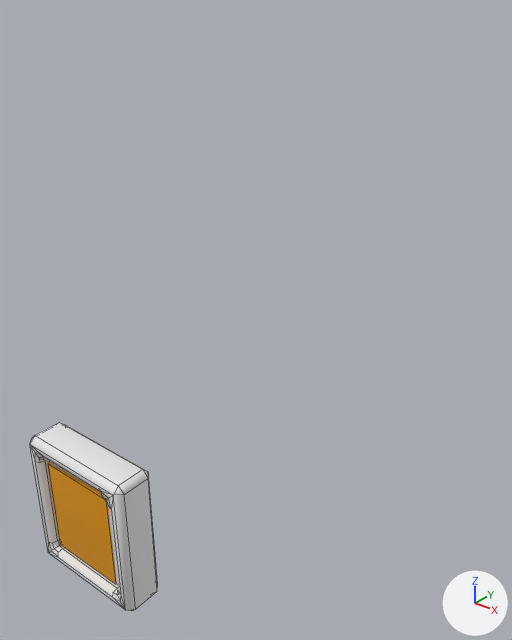
The FBX model Assets/PackageAsset/Honda 1/Clay/SM_Clay_Window_07.fbx: old version first, new version second.
Before and after are seen from a camera (50 mm lens) standing at (1.063, -1.662, 1.589) and looking at (0.121, -0.484, 0.859). Lighting does not change. The marker at lower right points along +X, +Y and +Z. Mesh edges are drawn as thin lines. Where no turn or scale is listed for an object, it has been applied to the vertices.

Names of what the first picture shows: 'SM_Clay_Window_07'.
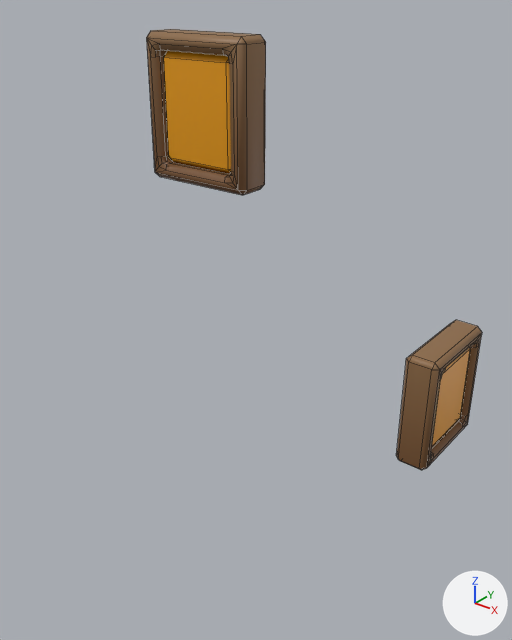
Changed parts and their boxes (x1, y1, x2, y2) in the pictures (512 x 640 px; the box of a moved part takes in the faces that stretch with it):
```json
{"object": "SM_Clay_Window_07", "change": "surface changed, reshaped", "before": [30, 422, 158, 611], "after": [147, 29, 482, 470], "on screen": "160% wider, 133% taller"}
{"part": 1, "of": "me_cube_090_piece_041_piece_005", "change": "moved or reshaped", "before": [30, 422, 158, 611], "after": [396, 320, 482, 470]}
{"part": 2, "of": "me_cube_090_piece_041_piece_005", "change": "added", "after": [147, 29, 266, 195], "on screen": "brown"}
{"part": 3, "of": "me_cube_090_piece_041_piece_005", "change": "moved or reshaped", "before": [48, 462, 117, 584], "after": [164, 51, 231, 174]}
{"part": 4, "of": "me_cube_090_piece_041_piece_005", "change": "added", "after": [432, 348, 470, 446], "on screen": "brown"}
```

The change, as JSON lines over the scene's bpy script:
```json
{"op": "add", "block": "img_t_all_01_png", "code": ["img_t_all_01_png = load_image('T_All_01.png', '../T_All_01.png', 2048, 2048, 'sRGB')"]}
{"op": "remove", "block": "mat_mi_clay_01", "code": "mat_mi_clay_01.base_color = (0.8, 0.8, 0.8)  # white #e7e7e7"}
{"op": "add", "block": "mat_mi_clay_01", "code": "mat_mi_clay_01.texture = img_t_all_01_png"}
{"block": "me_cube_090_piece_041_piece_005", "where": "# used by ob_sm_clay_window_07; location = (0.0, 0.0, 0.0)"}
{"op": "remove", "block": "me_cube_090_piece_041_piece_005", "code": "me_cube_090_piece_041_piece_005.from_pydata(...)  # 120 vertices, 114 faces; spans x -0.1..0.193, y -0.992..-0.889, z 0.379..0.711"}
{"op": "add", "block": "me_cube_090_piece_041_piece_005", "code": "me_cube_090_piece_041_piece_005.from_pydata(...)  # 240 vertices, 228 faces; spans x -0.214..0.456, y -0.478..0.111, z 0.385..1.478"}
{"block": "me_cube_090_piece_041_piece_005", "change": "me_cube_090_piece_041_piece_005 part 1: the loose piece of 96 vertices spanning x -0.1..0.193, y -0.992..-0.901, z 0.379..0.711 is multiplied about its middle by the matrix ((0.0, -1.002, 0.0), (-1.002, 0.0, 0.0), (0.0, 0.0, 1.002)), then moved by (0.363, 0.91, 0.006)"}
{"block": "me_cube_090_piece_041_piece_005", "change": "me_cube_090_piece_041_piece_005 part 2: the loose piece of 96 vertices spanning x -0.1..0.193, y -0.992..-0.901, z 0.379..0.711 is copied, and the copy is moved by (-0.113, 0.515, 0.766); it spans x -0.214..0.08, y -0.478..-0.386, z 1.145..1.478"}
{"block": "me_cube_090_piece_041_piece_005", "change": "me_cube_090_piece_041_piece_005 part 3: the loose piece of 24 vertices spanning x -0.06..0.154, y -0.981..-0.889, z 0.418..0.672 is moved by (-0.113, 0.515, 0.766)"}
{"block": "me_cube_090_piece_041_piece_005", "change": "me_cube_090_piece_041_piece_005 part 4: a new loose piece of 24 vertices spanning x 0.353..0.445, y -0.143..0.071, z 0.425..0.678, in mat_mi_lgiht_01 (orange #e79a00)"}
```
